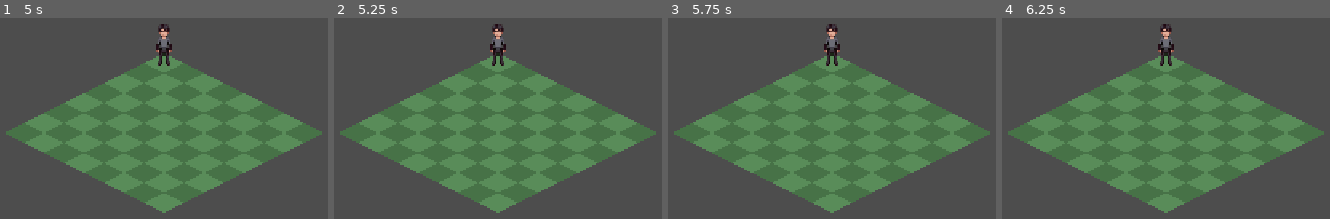
Above: before the commit, frames 1-4 (left to right).
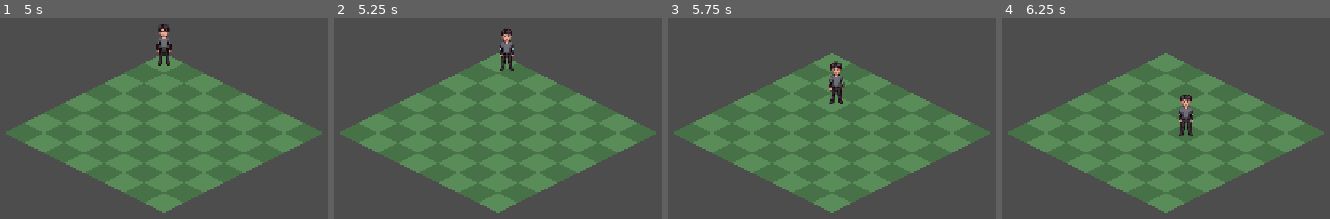
Above: after the commit, the same moments.

Repository: Booldon/iso-srpg
Game: Godot game, scene res://scenes/battle/grid.tscn
Same seed, same stepped clock (60 frames per second), same inputs: the game is played once before the commit and once after it.
Inputs (mouse positions are in pixels of both pictures, inside the frame that each line leads up to):
- Up to frame 1 (5 s): tap Enter at 0.5, 2, 3.5 s; move the mouse to (outside the picture) at 0.52 s; click (outside the picture) at 0.67 s; tap Space at 1.25, 2.75, 4.25 s; move the mouse to (3, 154) at 1.27 s; click (3, 154) at 1.42 s; move the mouse to (242, 34) at 2.02 s; click (242, 34) at 2.17 s; move the mouse to (outside the picture) at 2.77 s; click (outside the picture) at 2.92 s; move the mouse to (outside the picture) at 3.52 s; click (outside the picture) at 3.67 s; move the mouse to (outside the picture) at 4.27 s; click (outside the picture) at 4.42 s
- Up to frame 2 (5.25 s): move the mouse to (537, 132) at 5.02 s; click (537, 132) at 5.17 s
- Up to frame 3 (5.75 s): no input
- Up to frame 4 (6.25 s): move the mouse to (1044, 20) at 5.77 s; click (1044, 20) at 5.92 s

Frame 1 is identical in both runs. In frame 2, 1.0% of the frame differs, in the area x 47-55%, y 2-27%; in frame 3, 1.3%; in frame 4, 1.3%, in the area x 47-59%, y 2-59%.

Commit message:
feat: click-to-move with AStar2D pathfinding (step 2)
Unit moves along shortest path on click. FloorLayer/ActorsLayer split
fixes Y-sort occlusion of unit legs during movement.

Co-Authored-By: Claude Opus 4.8 <noreply@anthropic.com>

Diff:
--- a/scenes/battle/grid.tscn
+++ b/scenes/battle/grid.tscn
@@ -9,4 +9,8 @@
 position = Vector2(0, 112)
 
 [node name="WorldContainer" type="Node2D" parent="."]
+
+[node name="FloorLayer" type="Node2D" parent="WorldContainer"]
+
+[node name="ActorsLayer" type="Node2D" parent="WorldContainer"]
 y_sort_enabled = true
--- /dev/null
+++ b/scenes/battle/unit.tscn
@@ -0,0 +1,11 @@
+[gd_scene format=3 uid="uid://b4arw52slx55u"]
+
+[ext_resource type="Script" path="res://scripts/battle/unit.gd" id="1_unit01"]
+[ext_resource type="Texture2D" path="res://assets/characters/protagonist/south.png" id="2_sprite01"]
+
+[node name="Unit" type="Node2D"]
+script = ExtResource("1_unit01")
+
+[node name="Sprite2D" type="Sprite2D" parent="."]
+texture = ExtResource("2_sprite01")
+position = Vector2(0, -30)
--- a/scripts/battle/grid_manager.gd
+++ b/scripts/battle/grid_manager.gd
@@ -4,14 +4,29 @@
 const TILE_HALF_H: int = 16
 const GRID_COLS: int = 8
 const GRID_ROWS: int = 8
-const SPRITE_HEIGHT: int = 92
 
-@onready var _world: Node2D = $WorldContainer
+const UNIT_SCENE := preload("res://scenes/battle/unit.tscn")
+
+@onready var _floor: Node2D = $WorldContainer/FloorLayer
+@onready var _actors: Node2D = $WorldContainer/ActorsLayer
+
+var _astar := AStar2D.new()
+var _protagonist: Unit
 
 
 func _ready() -> void:
 	_build_grid()
+	_setup_pathfinding()
 	_place_protagonist()
+
+
+func _input(event: InputEvent) -> void:
+	if _protagonist.is_moving:
+		return
+	if event is InputEventMouseButton and event.pressed and event.button_index == MOUSE_BUTTON_LEFT:
+		var cell := screen_to_grid(get_global_mouse_position())
+		if _is_valid_cell(cell):
+			_move_protagonist_to(cell)
 
 
 func grid_to_screen(col: int, row: int) -> Vector2:
@@ -21,10 +36,24 @@
 	)
 
 
+func screen_to_grid(screen_pos: Vector2) -> Vector2i:
+	var fx := screen_pos.x / TILE_HALF_W
+	var fy := screen_pos.y / TILE_HALF_H
+	return Vector2i(roundi((fx + fy) / 2.0), roundi((fy - fx) / 2.0))
+
+
+func _cell_id(col: int, row: int) -> int:
+	return row * GRID_COLS + col
+
+
+func _is_valid_cell(cell: Vector2i) -> bool:
+	return cell.x >= 0 and cell.x < GRID_COLS and cell.y >= 0 and cell.y < GRID_ROWS
+
+
 func _build_grid() -> void:
 	for row in range(GRID_ROWS):
 		for col in range(GRID_COLS):
-			_world.add_child(_make_tile(col, row))
+			_floor.add_child(_make_tile(col, row))
 
 
 func _make_tile(col: int, row: int) -> Polygon2D:
@@ -40,15 +69,38 @@
 	return tile
 
 
+func _setup_pathfinding() -> void:
+	for row in range(GRID_ROWS):
+		for col in range(GRID_COLS):
+			_astar.add_point(_cell_id(col, row), Vector2(col, row))
+	for row in range(GRID_ROWS):
+		for col in range(GRID_COLS):
+			if col + 1 < GRID_COLS:
+				_astar.connect_points(_cell_id(col, row), _cell_id(col + 1, row))
+			if row + 1 < GRID_ROWS:
+				_astar.connect_points(_cell_id(col, row), _cell_id(col, row + 1))
+
+
 func _place_protagonist() -> void:
-	var unit := Node2D.new()
-	unit.name = "ProtagonistUnit"
-	unit.position = grid_to_screen(0, 0)
+	_protagonist = UNIT_SCENE.instantiate()
+	_protagonist.grid_col = 0
+	_protagonist.grid_row = 0
+	_protagonist.position = grid_to_screen(0, 0)
+	_actors.add_child(_protagonist)
 
-	var sprite := Sprite2D.new()
-	sprite.texture = load("res://assets/characters/protagonist/south.png")
-	# Align sprite bottom to the tile's bottom vertex for correct isometric footing
-	sprite.position = Vector2(0, TILE_HALF_H - SPRITE_HEIGHT / 2)
-	unit.add_child(sprite)
 
-	_world.add_child(unit)
+func _move_protagonist_to(cell: Vector2i) -> void:
+	var from_id := _cell_id(_protagonist.grid_col, _protagonist.grid_row)
+	var to_id := _cell_id(cell.x, cell.y)
+	var id_path := _astar.get_id_path(from_id, to_id)
+	if id_path.size() <= 1:
+		return
+
+	var screen_path: Array[Vector2] = []
+	for id in id_path.slice(1):
+		var point := _astar.get_point_position(id)
+		screen_path.append(grid_to_screen(int(point.x), int(point.y)))
+
+	_protagonist.grid_col = cell.x
+	_protagonist.grid_row = cell.y
+	_protagonist.move_along_path(screen_path)
--- /dev/null
+++ b/scripts/battle/unit.gd
@@ -0,0 +1,18 @@
+extends Node2D
+class_name Unit
+
+signal movement_finished
+
+var grid_col: int = 0
+var grid_row: int = 0
+var is_moving: bool = false
+
+
+func move_along_path(screen_path: Array[Vector2]) -> void:
+	is_moving = true
+	for target_pos in screen_path:
+		var tween := create_tween()
+		tween.tween_property(self, "position", target_pos, 0.15)
+		await tween.finished
+	is_moving = false
+	movement_finished.emit()
